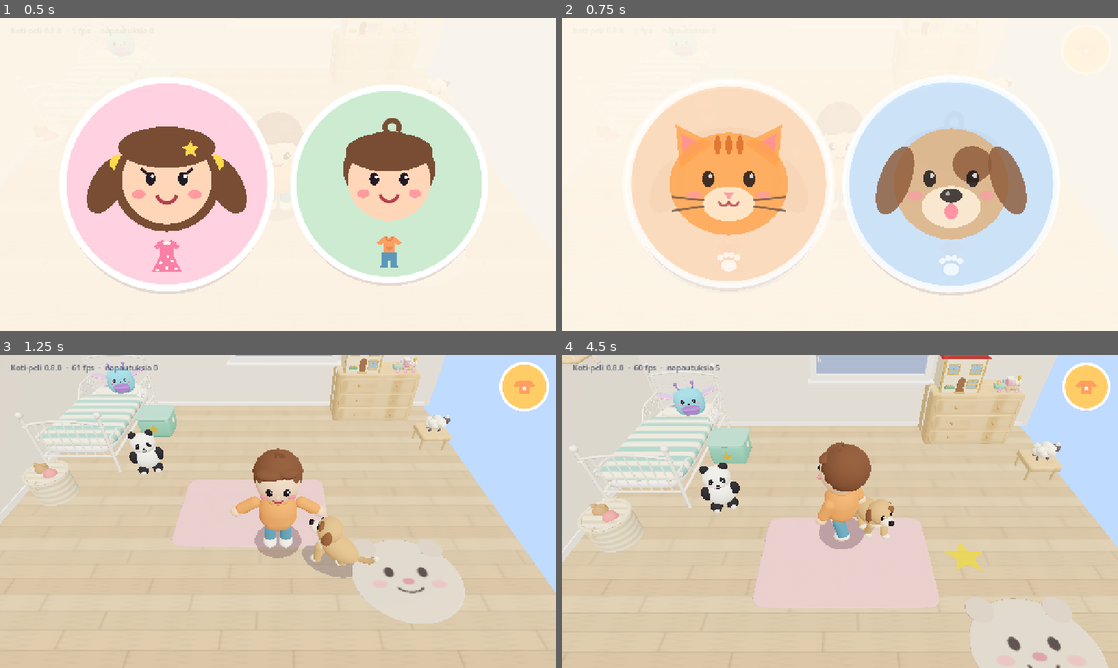
Above: before the commit, frames 1-4 (two rows, left to right).
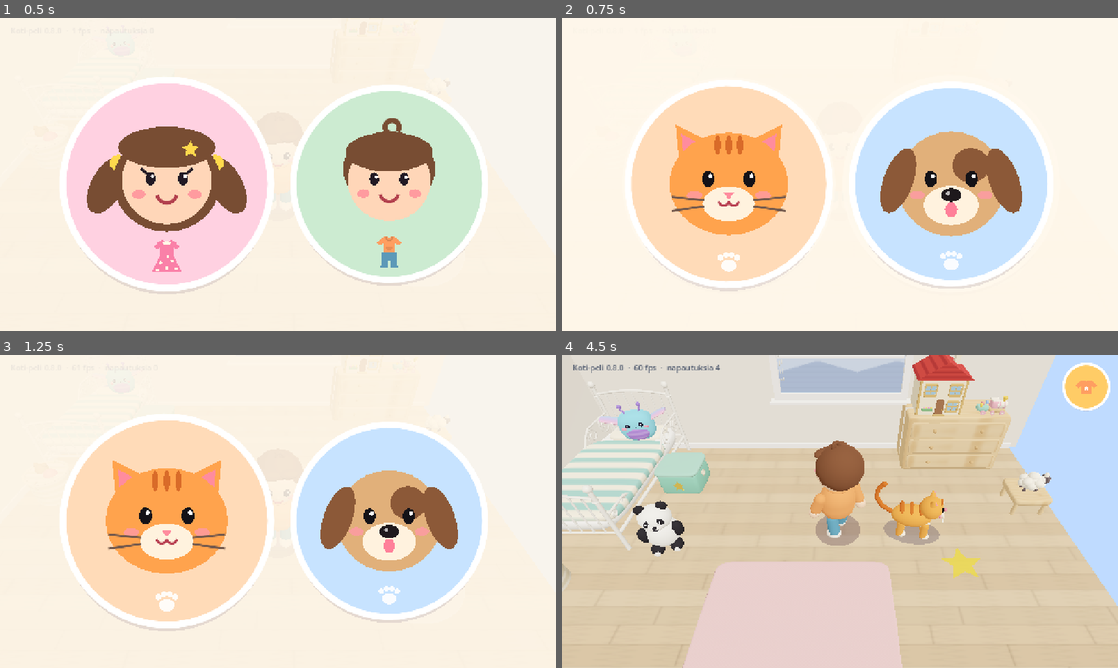
Above: after the commit, the same moments.

Repository: atterantanen-wq/koti-peli
Game: Godot game, scene res://scenes/main/main.tscn
Two runs of this game, one before a commit and one after it. Both use one fixed random seed, a clock stepped at 60 frames per second and the inputs below.
Inputs (mouse positions are in pixels of both pictures, inside the frame that each line leads up to):
- Up to frame 1 (0.5 s): no input
- Up to frame 2 (0.75 s): move the mouse to (962, 158) at 0.52 s; click (962, 158) at 0.67 s
- Up to frame 3 (1.25 s): no input
- Up to frame 4 (4.5 s): drag from (840, 511) to (812, 574) at 1.27 s; move the mouse to (895, 442) at 2.02 s; click (895, 442) at 2.17 s; drag from (812, 574) to (673, 464) at 2.77 s; move the mouse to (1006, 558) at 3.52 s; click (1006, 558) at 3.67 s; drag from (673, 464) to (756, 433) at 4.27 s

Frame 1 is identical in both runs. In frame 2, 5.3% of the frame differs, in the area x 19-89%, y 20-89%; in frame 3, 95%, in the area x 0-100%, y 0-100%; in frame 4, 38%.

Commit message:
Valintaruutu ei ota napautuksia heti: tytön valinta ei enää valitse samalla kissaa
Selaimessa sama napautus tulee sekä kosketuksena että hiirenä, ja jälkimmäinen
osui heti avautuneen lemmikkiruudun korttiin.

Co-Authored-By: Claude Opus 5.5 <noreply@anthropic.com>
Claude-Session: https://claude.ai/code/session_0149XkfBb6HxUms3JvYd5jSW

Diff:
--- a/scripts/ui/card_picker.gd
+++ b/scripts/ui/card_picker.gd
@@ -5,6 +5,11 @@
 ## (_draw_card) ja kertoo vaihtoehdot (kinds) ja korttien värit.
 
 signal chosen(kind: String)
+
+## Uusi valintaruutu ei ota napautuksia heti, koska edellisen ruudun napautus
+## (kosketus ja siitä tehty hiiren napsautus) voisi muuten valita samalla kertaa
+## myös tämän ruudun kortin.
+const INPUT_DELAY := 0.4
 
 var kinds: Array = []
 var card_colors: Array = []
@@ -64,7 +69,8 @@
 	elif event is InputEventMouseButton and (event as InputEventMouseButton).pressed:
 		pos = (event as InputEventMouseButton).position
 	if pos != Vector2.INF:
-		choose(kind_at(pos))
+		if _time >= INPUT_DELAY:
+			choose(kind_at(pos))
 		accept_event()
 
 
--- a/tests/test_looks.gd
+++ b/tests/test_looks.gd
@@ -28,12 +28,17 @@
 	check(main.pet == null, "lemmikkiä ei valita ennen hahmoa")
 	check_eq(picker.kind_at(picker.card(0)[0]), "girl", "vasemmalla on tyttö")
 	check_eq(picker.kind_at(picker.card(1)[0]), "boy", "oikealla on poika")
+	picker._time = CardPicker.INPUT_DELAY
 	check(not main.wardrobe.visible, "vaatekaappi ei näy alun valintojen aikana")
 	_tap(picker, picker.card(0)[0])
 	var player := main.get_node("Player") as Player
 	check_eq(player.hero(), "girl", "napautus tytön kuvaan tekee hahmosta tytön")
 	check_eq(player.outfit(), "dress", "tytöllä on aluksi mekko")
 	check(main.picker is PetPicker, "seuraavaksi valitaan lemmikki")
+	# Sama napautus (iPhonella myös hiirenä) ei saa heti valita lemmikkiä.
+	_tap(main.picker, main.picker.card(0)[0])
+	check(main.pet == null, "hahmon valinnan napautus ei valitse samalla lemmikkiä")
+	main.picker._time = CardPicker.INPUT_DELAY
 	_tap(main.picker, main.picker.card(1)[0])
 	check(main.pet != null and main.pet.kind == "dog", "lemmikin valinta toimii hahmon jälkeen")
 	check(main.wardrobe.visible, "vaatekaappinappi näkyy, kun valinnat on tehty")
--- a/tests/test_pet.gd
+++ b/tests/test_pet.gd
@@ -33,6 +33,7 @@
 	var main := _spawn_main("")
 	main.choose_hero("girl")
 	var picker := main.picker as PetPicker
+	picker._time = CardPicker.INPUT_DELAY  # valintaruutu on ollut hetken auki
 	check(picker != null and picker.is_inside_tree(), "lemmikin valinta näkyy hahmon valinnan jälkeen")
 	check(main.pet == null, "lemmikkiä ei ole ennen valintaa")
 	check_eq(picker.kind_at(picker.card(0)[0]), "cat", "vasemmalla on kissa")
